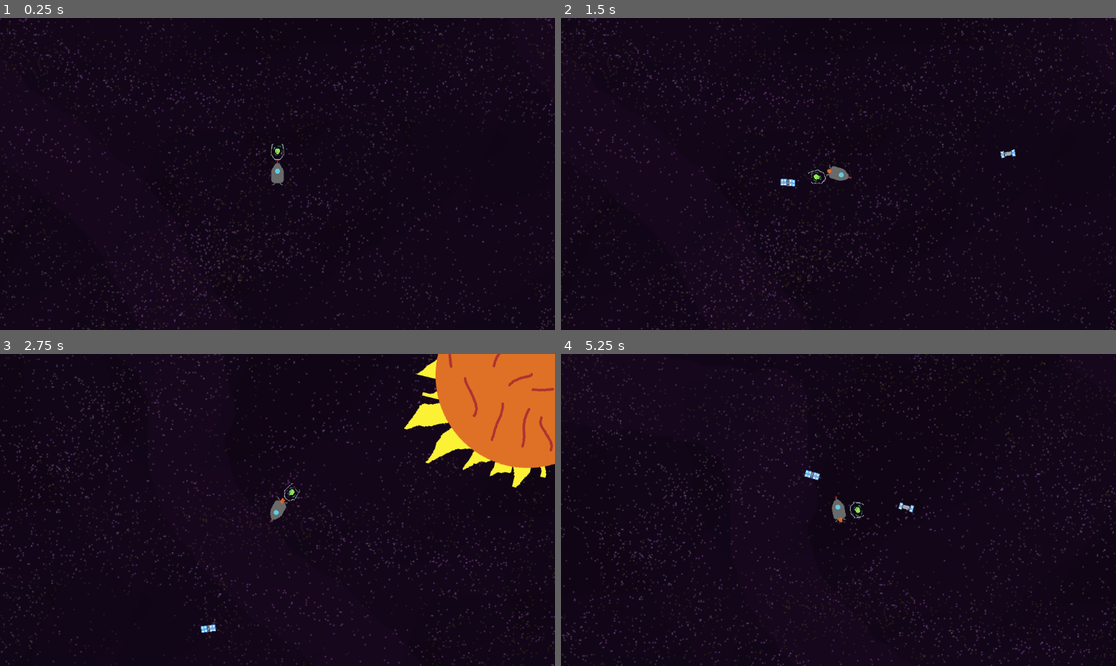
Above: before the commit, frames 1-4 (two rows, left to right).
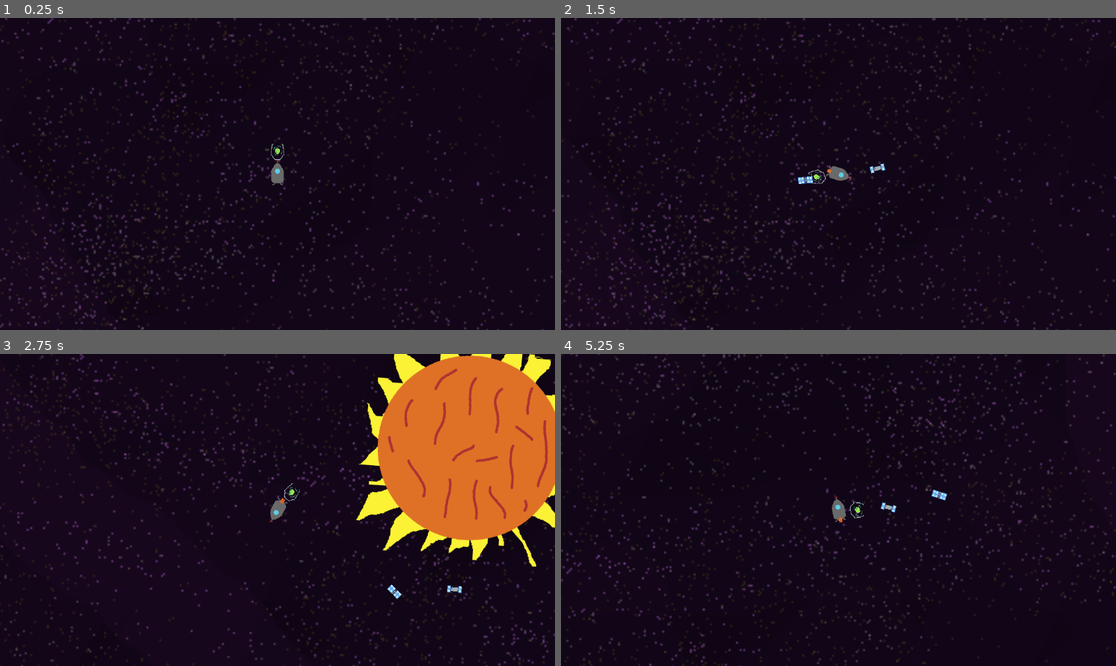
Above: after the commit, the same moments.

Repository: Shlok-Bhakta/UnlimitedLimitedSpace
Game: Godot game, scene res://scenes/game.tscn
The game is run twice, just before and just after one commit, with the same random seed, the same clock (stepped at 60 frames per second) and the same inputs.
Inputs (mouse positions are in pixels of both pictures, inside the frame that each line leads up to):
- Up to frame 1 (0.25 s): no input
- Up to frame 2 (1.5 s): tap Enter at 0.5 s; move the mouse to (960, 158) at 0.52 s; hold D (rotate_right) 0.53-1.28 s; click (960, 158) at 0.6 s; move the mouse to (727, 189) at 1.27 s; hold S (backward) from 1.28 s (still down); click (727, 189) at 1.35 s
- Up to frame 3 (2.75 s): move the mouse to (333, 441) at 2.02 s; release S (backward) at 2.03 s; hold D (rotate_right) from 2.03 s (still down); click (333, 441) at 2.1 s
- Up to frame 4 (5.25 s): move the mouse to (810, 572) at 2.77 s; release D (rotate_right) at 2.78 s; hold W (forward) 2.78-3.53 s; click (810, 572) at 2.85 s; move the mouse to (1005, 556) at 3.52 s; hold A (rotate_left) 3.53-5.03 s; click (1005, 556) at 3.6 s; move the mouse to (672, 463) at 4.27 s; click (672, 463) at 4.35 s; move the mouse to (866, 510) at 5.02 s; hold S (backward) from 5.03 s (still down); click (866, 510) at 5.1 s

The runs differ from the first frame. In frame 1, 4.5% of the frame differs, in the area x 0-100%, y 0-100%; in frame 2, 4.8%; in frame 3, 17%; in frame 4, 5.1%.

Commit message:
update sim to be a little bit snappier

Diff:
--- a/scenes/game.tscn
+++ b/scenes/game.tscn
@@ -103,9 +103,10 @@
 
 [node name="Parallax2D" type="Parallax2D" parent="."]
 z_index = -100
+scale = Vector2(1.53, 1.53)
 scroll_scale = Vector2(1.5, 1.5)
 repeat_size = Vector2(10240, 10240)
-repeat_times = 5
+repeat_times = 3
 
 [node name="Sprite2D" type="Sprite2D" parent="Parallax2D"]
 texture_repeat = 2
--- a/scripts/universe.gd
+++ b/scripts/universe.gd
@@ -1,73 +1,123 @@
 extends Node2D
 
-# ---- Units & constants (AU, years, solar masses) ----
-const G        : float = 4.0 * PI * PI      # AU^3 / yr^2 / M_sun
-const EPS2     : float = 1e-6               # softening in AU^2 to avoid singularities
-const SEC_PER_YEAR := 365.25 * 24.0 * 3600.0
+const G: float = 4.0 * PI * PI
 
-@export var time_scale: float = 100000000.0         # 1.0 => 1 sim-second per real second; increase to speed up
+@export var dt_sim: float = 5.0e-3
+@export var gravity_strength: float = 60.0
+@export var eps_len: float = 1.0e-5
+@export var damping: float = 0.005
+@export var max_speed: float = 400.0
+@export var snap_orbit: bool = true
+@export var snap_lerp: float = 0.35
+
+var _eps2: float = 0.0
+
 @onready var space_ship: AnimatedSprite2D = $SpaceShip
 
-func _physics_process(delta: float) -> void:
-	# Collect bodies from direct children each frame.
+func _ready() -> void:
+	_eps2 = max(1.0e-10, eps_len * eps_len)
+
+func _physics_process(_delta: float) -> void:
 	var bodies := _collect_bodies()
 	if bodies.is_empty():
 		return
-
-	# Convert engine delta (seconds) -> simulation years.
-	var dt: float = (delta * time_scale) / SEC_PER_YEAR
-
-	# -- Acceleration at t
-	var a1 := _compute_acc(bodies)
-
-	# -- Half-kick + drift
-	for b in bodies:
-		b.Velocity += 0.5 * dt * a1[b]
-		b.position += dt * b.Velocity   # Move by directly setting position (Vector2)
-
-	# -- Acceleration at t + dt
-	var a2 := _compute_acc(bodies)
-
-	# -- Second half-kick
-	for b in bodies:
-		b.Velocity += 0.5 * dt * a2[b]
-
+	_step_arcade(bodies, dt_sim)
 
 func _collect_bodies() -> Array:
 	var out: Array = []
-	# get_children() returns direct children; that matches your scene setup. :contentReference[oaicite:1]{index=1}
 	for n in get_children():
-		# In GDScript you can test property membership with `'prop' in object`. :contentReference[oaicite:2]{index=2}
 		if n.get('Type') in ['Star', 'Planet', 'Satellite']:
 			out.append(n)
 	return out
 
-
-func _compute_acc(bodies: Array) -> Dictionary:
-	# Returns a Dictionary: node -> Vector2 acceleration (AU / yr^2)
-	var acc := {}
-	for b in bodies:
-		acc[b] = Vector2.ZERO
-
+func _step_arcade(bodies: Array, dt: float) -> void:
 	var N := bodies.size()
-	for i in range(N):
+	var acc: Array = []
+	acc.resize(N)
+	for i in N:
+		acc[i] = Vector2.ZERO
+	for i in N:
 		var a = bodies[i]
-		for j in range(i + 1, N):
+		for j in (i + 1):
+			if j >= N:
+				break
 			var b = bodies[j]
 			var dr: Vector2 = b.position - a.position
-			var r2: float = dr.length_squared() + EPS2
+			var r2: float = dr.length_squared() + _eps2
 			var inv_r: float = 1.0 / sqrt(r2)
 			var inv_r3: float = inv_r * inv_r * inv_r
-			# Base vector for mutual acceleration (per unit mass):
-			var base: Vector2 = G * dr * inv_r3
-			# a feels b, and b feels a (equal & opposite)
-			acc[a] += base * b.Mass
-			acc[b] -= base * a.Mass
-	return acc
+			var base: Vector2 = gravity_strength * G * dr * inv_r3
+			var mass_scale_a: float = _type_gravity_scale(a)
+			var mass_scale_b: float = _type_gravity_scale(b)
+			acc[i] += base * b.Mass * mass_scale_a
+			acc[j] -= base * a.Mass * mass_scale_b
+	for i in N:
+		var node = bodies[i]
+		node.Velocity += dt * acc[i]
+	for i in N:
+		var node2 = bodies[i]
+		var v: Vector2 = node2.Velocity * _type_speed_scale(node2)
+		var vlen: float = v.length()
+		if vlen > max_speed:
+			node2.Velocity = v * (max_speed / vlen)
+		node2.Velocity *= (1.0 - damping)
+		node2.position += dt * node2.Velocity
+	if snap_orbit:
+		for i in N:
+			var orbiter = bodies[i]
+			if orbiter.get('Type') == 'Star':
+				continue
+			var target := _preferred_primary(bodies, orbiter)
+			if target == null:
+				continue
+			var drs: Vector2 = orbiter.position - target.position
+			var rs: float = max(1e-6, drs.length())
+			var tangent: Vector2 = Vector2(-drs.y, drs.x).normalized()
+			var v_circ: float = sqrt(max(0.0, gravity_strength * G * target.Mass / rs))
+			var v_target: Vector2 = tangent * v_circ
+			orbiter.Velocity = orbiter.Velocity.lerp(v_target, snap_lerp)
 
+func _preferred_primary(bodies: Array, node: Node) -> Node:
+	var best: Node = null
+	var best_score: float = -INF
+	for other in bodies:
+		if other == node:
+			continue
+		var t: String = other.get('Type')
+		var r2: float = (node.position - other.position).length_squared()
+		var score: float = 0.0
+		if t == 'Star':
+			score = 1000.0 / max(1e-6, r2)
+		elif t == 'Planet':
+			score = 200.0 / max(1e-6, r2)
+		elif t == 'Satellite':
+			score = 20.0 / max(1e-6, r2)
+		if score > best_score:
+			best_score = score
+			best = other
+	return best
 
+func _type_gravity_scale(n: Node) -> float:
+	var t: String = n.get('Type')
+	if t == 'Satellite':
+		return 1.5
+	if t == 'Planet':
+		return 1.0
+	if t == 'Star':
+		return 1.0
+	return 1.0
+
+func _type_speed_scale(n: Node) -> float:
+	var t: String = n.get('Type')
+	if t == 'Satellite':
+		return 1.5
+	if t == 'Planet':
+		return 1.0
+	if t == 'Star':
+		return 0.6
+	return 1.0
 
 func _on_child_entered_tree(node: Node) -> void:
 	if node.get('Type') in ['Star', 'Planet', 'Satellite']:
-		var initial_velocity: Vector2 = space_ship.global_position.direction_to(get_global_mouse_position()) * 100
-		node.call('set_velocity', initial_velocity)
+		var kick: Vector2 = Vector2.RIGHT.rotated(randf() * TAU) * 20.0
+		node.call('set_velocity', kick)
Not shown: 1 places in scenes/game.tscn that only renumber resources
